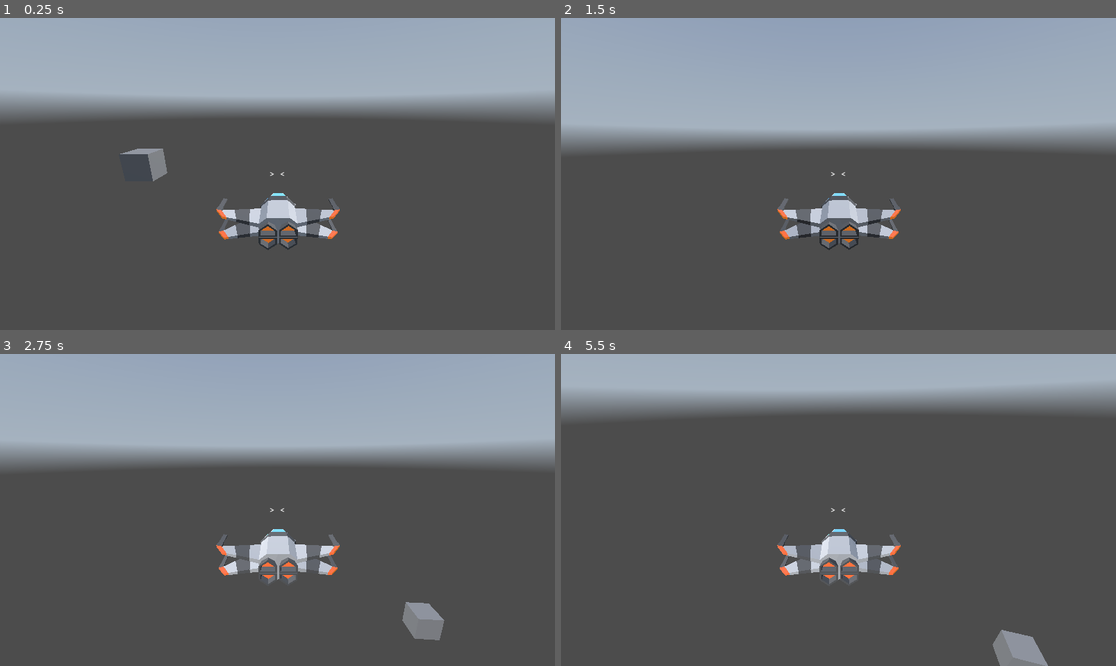
Above: before the commit, frames 1-4 (two rows, left to right).
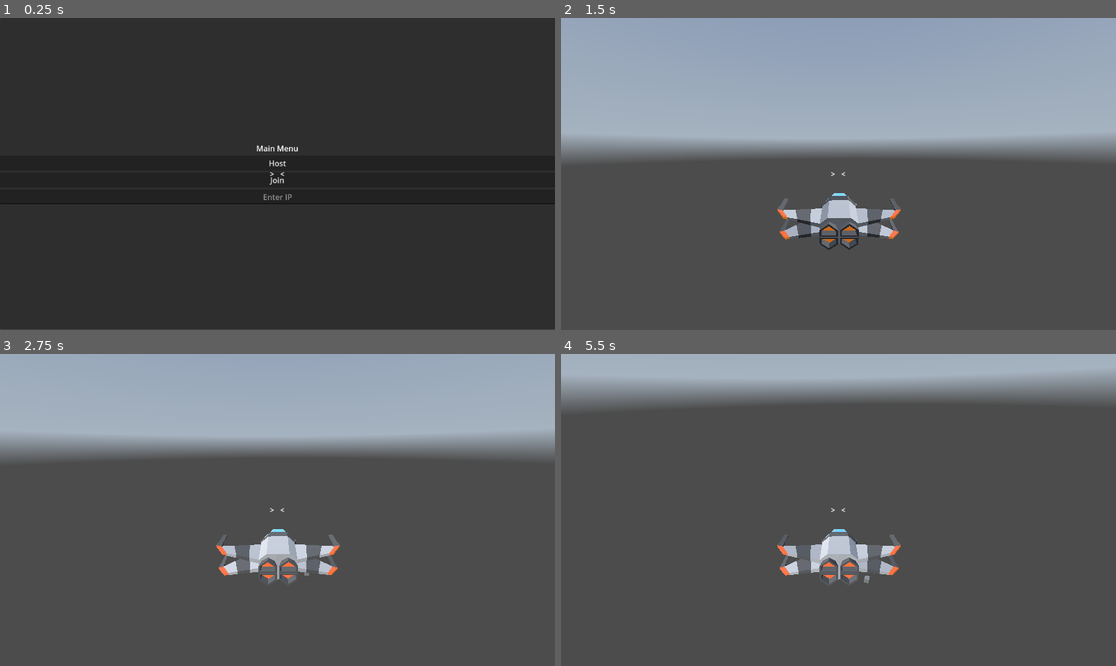
Above: after the commit, the same moments.

Repository: matousposp08/SpaceGame
Game: Godot game, scene res://scenes/world.tscn
The game is run twice, just before and just after one commit, with the same random seed, the same clock (stepped at 60 frames per second) and the same inputs. This scene is started directly instead of the project's main scene. A sky picture missing from this copy of the repository is replaced by a grey-blue gradient.
Inputs (mouse positions are in pixels of both pictures, inside the frame that each line leads up to):
- Up to frame 1 (0.25 s): no input
- Up to frame 2 (1.5 s): click (838, 164) at 0.5 s, where only the run after the commit has a clickable "Host"; tap Enter (ui_accept) at 1.25 s; move the mouse to (866, 174) at 1.27 s; hold Up (ui_up) from 1.28 s (still down); hold Shift (boost) from 1.28 s (still down)
- Up to frame 3 (2.75 s): keep holding Up (ui_up); tap Enter (ui_accept) at 1.52, 2.27 s; move the mouse to (249, 510) at 2.02 s; release Shift (boost) at 2.03 s; tap Space (shoot) at 2.1 s
- Up to frame 4 (5.5 s): keep holding Up (ui_up); move the mouse to (849, 503) at 2.77 s; hold Shift (boost) 2.78-3.53 s; move the mouse to (832, 516) at 3.52 s; tap Space (shoot) at 3.6, 5.1 s; tap Enter (ui_accept) at 3.77, 4.52, 5.27 s; move the mouse to (877, 513) at 4.27 s; hold Shift (boost) 4.28-5.03 s; move the mouse to (794, 506) at 5.02 s

The runs differ from the first frame. In frame 1, 99% of the frame differs, in the area x 0-100%, y 0-100%; in frame 2, 7.6%; in frame 3, 8.7%; in frame 4, 10%.

Commit message:
player works

Diff:
--- a/Dogfights/scenes/world.tscn
+++ b/Dogfights/scenes/world.tscn
@@ -1,7 +1,7 @@
 [gd_scene load_steps=7 format=3 uid="uid://de538c62welpc"]
 
 [ext_resource type="Texture2D" uid="uid://gqdtxl4r2dox" path="res://textures/SolAsteroidBeltHDRI.png" id="1_31hwd"]
-[ext_resource type="PackedScene" uid="uid://b443ceba685uv" path="res://scenes/ship.tscn" id="3_nsaci"]
+[ext_resource type="Script" path="res://scripts/world.gd" id="1_gpni3"]
 [ext_resource type="Script" path="res://scripts/reticle.gd" id="6_pof7r"]
 
 [sub_resource type="PanoramaSkyMaterial" id="PanoramaSkyMaterial_hi0hg"]
@@ -14,7 +14,42 @@
 background_mode = 2
 sky = SubResource("Sky_f8kay")
 
-[node name="root" type="Node3D"]
+[node name="world" type="Node"]
+script = ExtResource("1_gpni3")
+
+[node name="CanvasLayer" type="CanvasLayer" parent="."]
+
+[node name="MainMenu" type="PanelContainer" parent="CanvasLayer"]
+offset_right = 1153.0
+offset_bottom = 647.0
+size_flags_horizontal = 4
+size_flags_vertical = 4
+
+[node name="MarginContainer" type="MarginContainer" parent="CanvasLayer/MainMenu"]
+layout_mode = 2
+
+[node name="VBoxContainer" type="VBoxContainer" parent="CanvasLayer/MainMenu/MarginContainer"]
+layout_mode = 2
+size_flags_vertical = 4
+
+[node name="Label" type="Label" parent="CanvasLayer/MainMenu/MarginContainer/VBoxContainer"]
+layout_mode = 2
+text = "Main Menu"
+horizontal_alignment = 1
+vertical_alignment = 1
+
+[node name="Host" type="Button" parent="CanvasLayer/MainMenu/MarginContainer/VBoxContainer"]
+layout_mode = 2
+text = "Host"
+
+[node name="Join" type="Button" parent="CanvasLayer/MainMenu/MarginContainer/VBoxContainer"]
+layout_mode = 2
+text = "Join"
+
+[node name="AddressEntry" type="LineEdit" parent="CanvasLayer/MainMenu/MarginContainer/VBoxContainer"]
+layout_mode = 2
+placeholder_text = "Enter IP"
+alignment = 1
 
 [node name="Scenery" type="Node3D" parent="."]
 
@@ -57,5 +92,5 @@
 horizontal_alignment = 1
 vertical_alignment = 1
 
-[node name="plane" parent="." instance=ExtResource("3_nsaci")]
-transform = Transform3D(0.1, 0, 0, 0, 0.1, 0, 0, 0, 0.1, 0, 0, 0)
+[connection signal="pressed" from="CanvasLayer/MainMenu/MarginContainer/VBoxContainer/Host" to="." method="_on_host_pressed"]
+[connection signal="pressed" from="CanvasLayer/MainMenu/MarginContainer/VBoxContainer/Join" to="." method="_on_join_pressed"]
--- /dev/null
+++ b/Dogfights/scripts/world.gd
@@ -0,0 +1,31 @@
+extends Node
+
+@onready var main_menu = $CanvasLayer/MainMenu
+@onready var address_entry = $CanvasLayer/MainMenu/MarginContainer/VBoxContainer/AddressEntry
+
+const player = preload("res://scenes/ship.tscn")
+const PORT = 9999
+var enet_peer = ENetMultiplayerPeer.new()
+# Called when the node enters the scene tree for the first time.
+func _ready():
+	pass # Replace with function body.
+
+
+# Called every frame. 'delta' is the elapsed time since the previous frame.
+func _process(delta):
+	pass
+
+
+func _on_host_pressed():
+	main_menu.hide()
+	enet_peer.create_server(PORT)
+	multiplayer.multiplayer_peer = enet_peer
+	add_player(multiplayer.get_unique_id())
+
+func _on_join_pressed():
+	pass # Replace with function body.
+
+func add_player(peer_id):
+	var player = player.instantiate()
+	player.name = str(name)
+	add_child(player)
